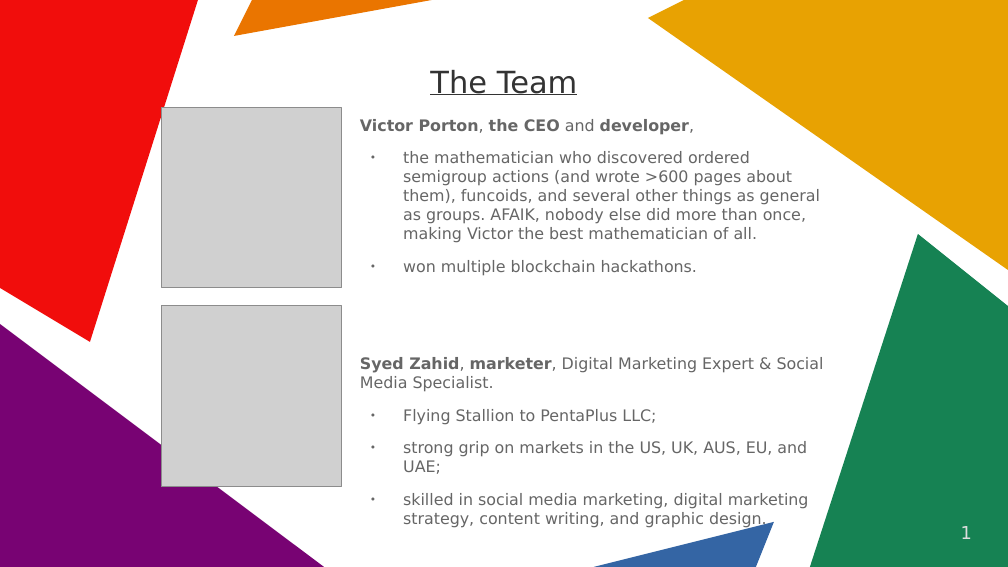
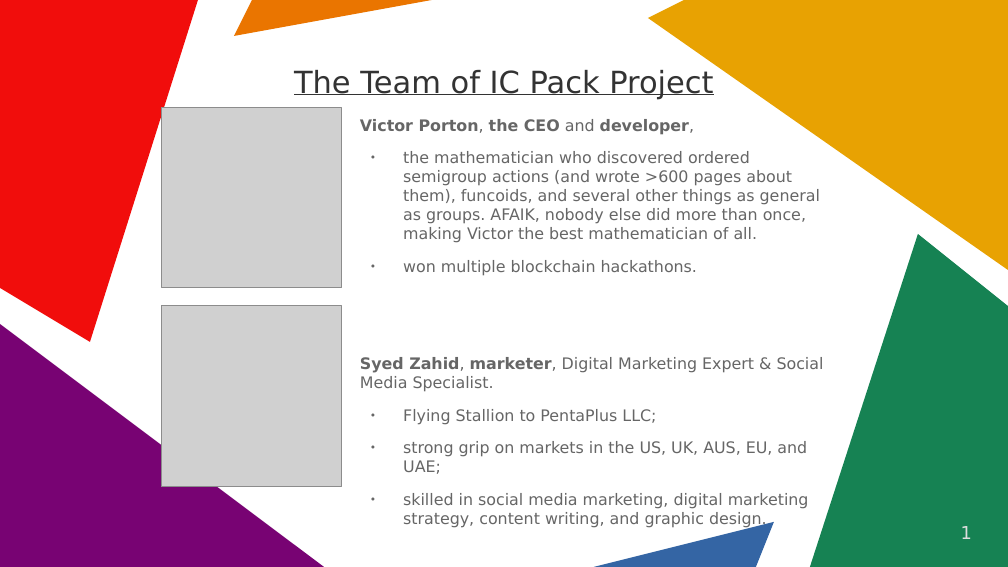
Before and after one commit to vporton/icp-package-manager, a slide deck: slide 1 of docs/user-pitchdeck.odp. Drawn at 1008x567 pixels with LibreOffice and Linux fonts; fonts in the diff are those of the drawing; grey boxes stand for pictures. Boxes give left, top, right and bottom in pixels: in the first picture for what was removed or moved away, otherwise in the second. Text is boxed around its words. In the diff, an @@ line names an element or a change of style, - is before the commit and + after.

```diff
--- a/docs/user-pitchdeck.odp
+++ b/docs/user-pitchdeck.odp
@@ title at [294,70,713,99]: text changed @@
-The Team
+The Team of IC Pack Project
```
Also in this commit, not shown: 1 other slide changed.
